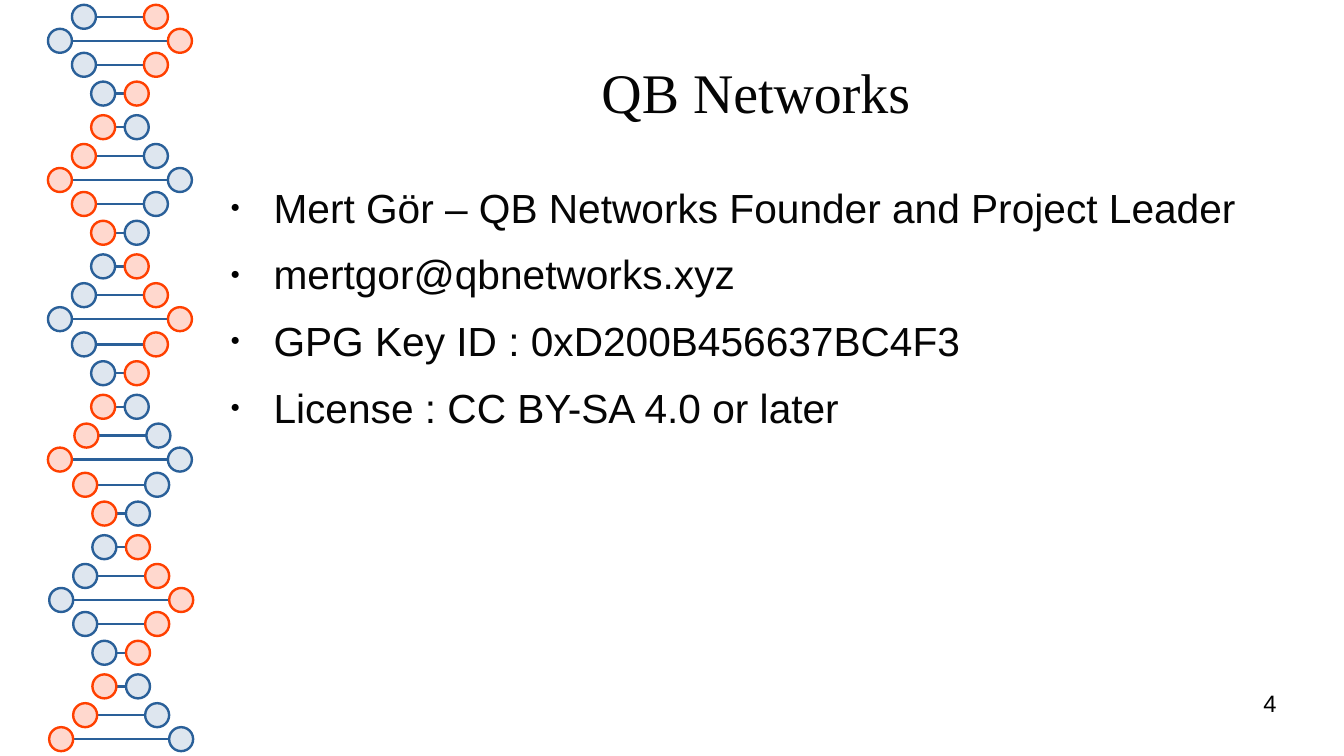
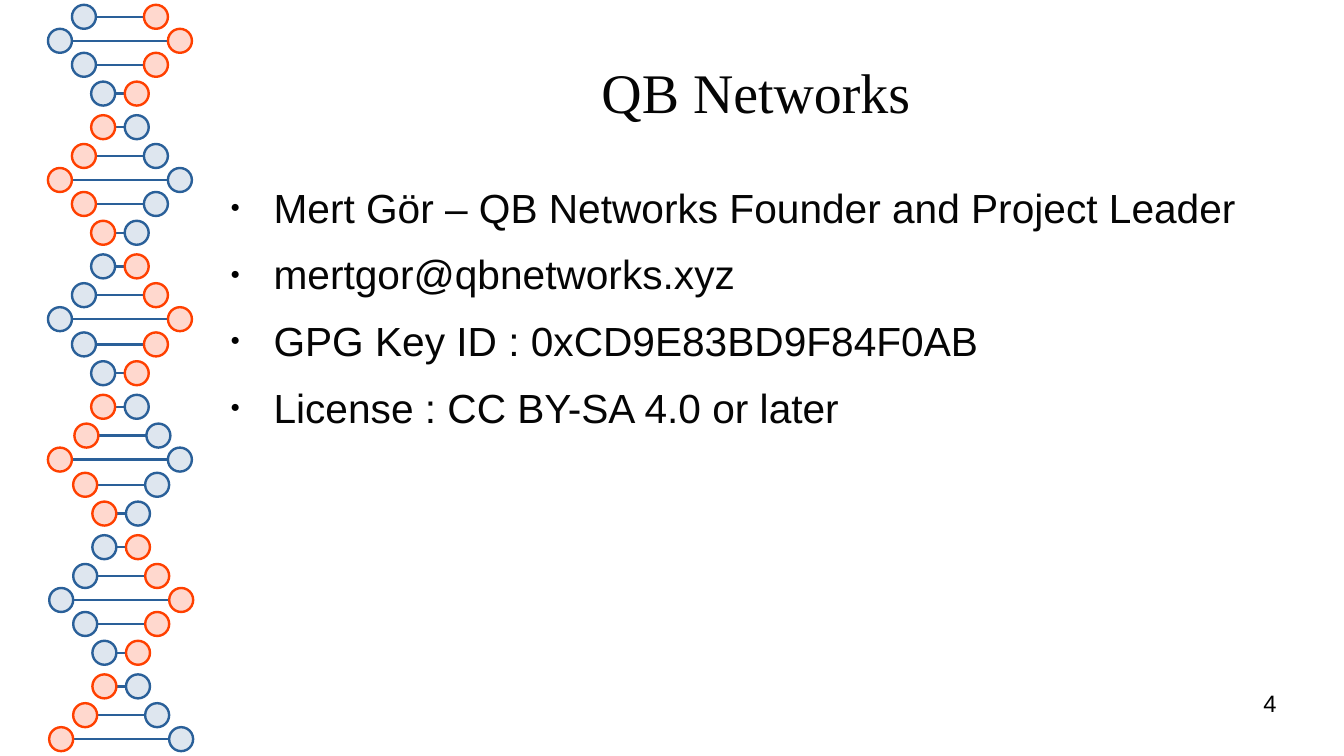
Before and after one commit to masscollabs/massCON2025, a slide deck: slide 4 of transform.odp. Drawn at 1344x756 pixels with LibreOffice and Linux fonts; fonts in the diff are those of the drawing. Boxes give left, top, right and bottom in pixels: in the first picture for what was removed or moved away, otherwise in the second. Text is boxed around its words. In the diff, an @@ line names an element or a change of style, - is before the commit and + after.

```diff
--- a/transform.odp
+++ b/transform.odp
@@ text at [274,327,978,364]: text changed @@
-● GPG Key ID : 0xD200B456637BC4F3
+● GPG Key ID : 0xCD9E83BD9F84F0AB
```
Also in this commit, not shown: 4 other slides changed, 1 other file.
